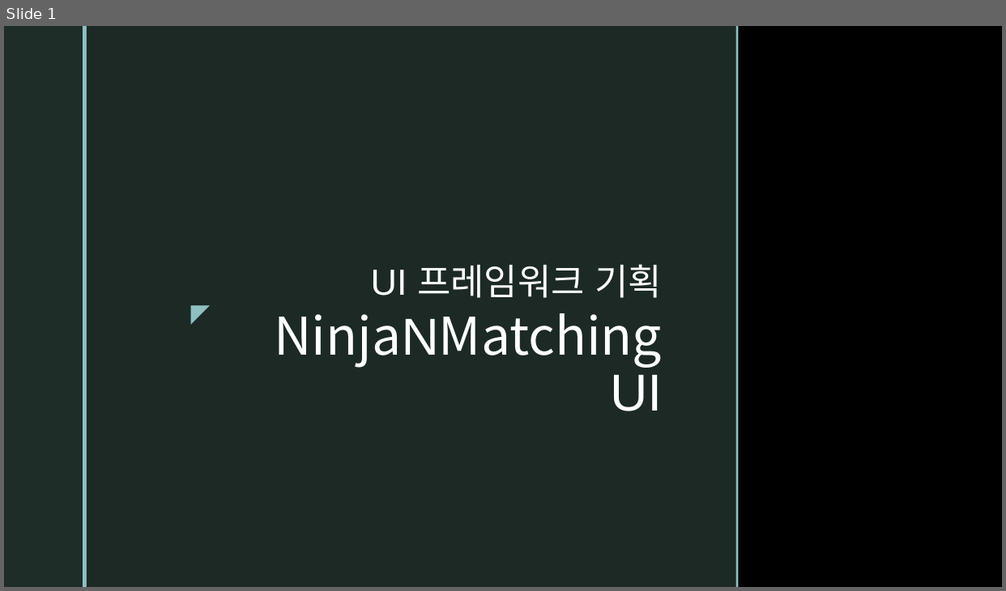
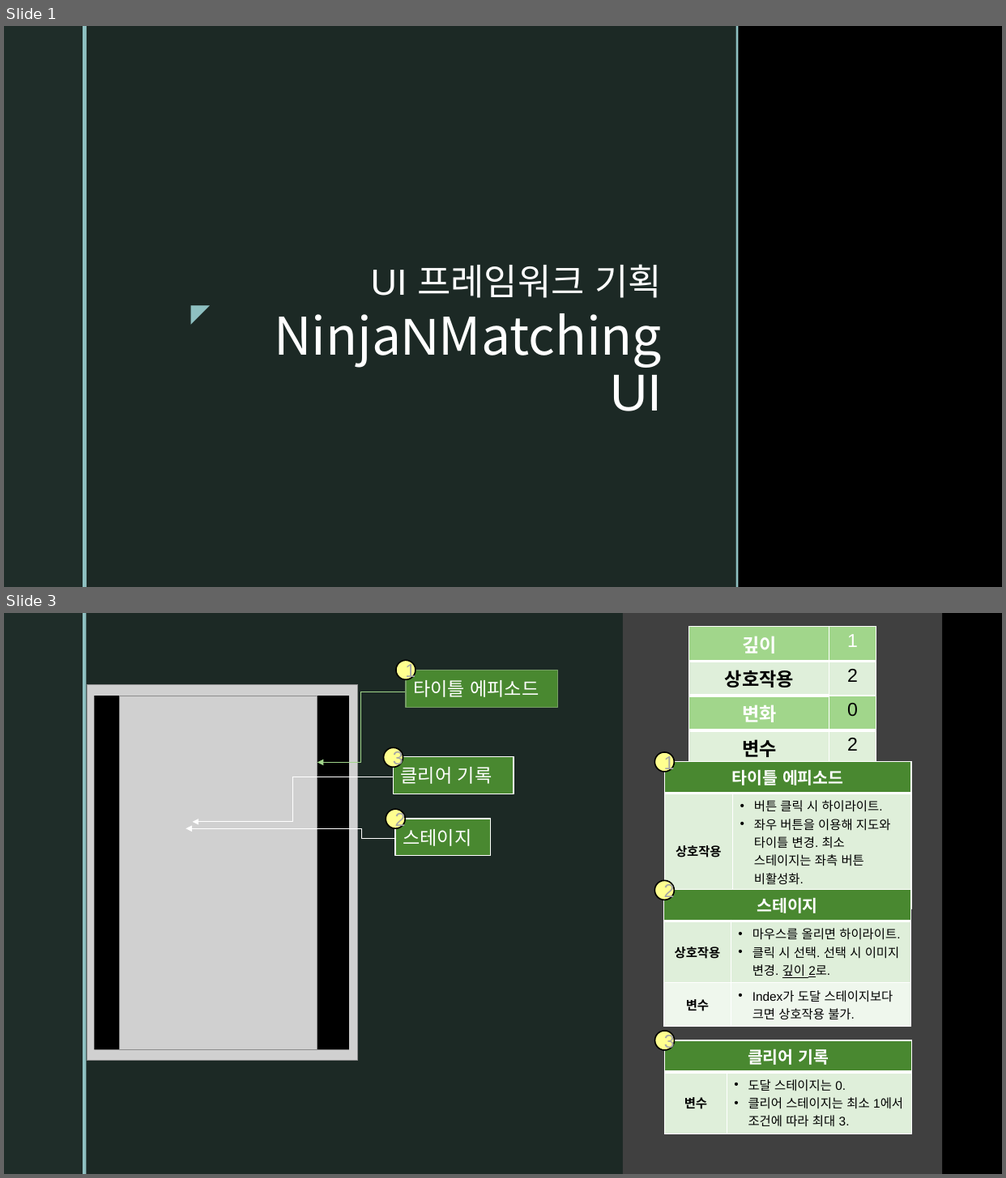
Before and after one commit to SanghunKwan/NinjaNMaching, a slide deck: NinjaNMatching UI.pptx. Shown one above the other, each under a label of ours: slide 1 before the commit, slides 1 and 3 after it; the slides between them are not shown. The pictures are 1006x591 and 1006x1178 pixels, drawn with LibreOffice and Linux fonts; fonts in the diff are those of the drawing; grey boxes stand for pictures; background and template pictures are left out. Boxes give left, top, right and bottom in pixels: in the first picture for what was removed or moved away, otherwise in the second. Text is boxed around its words. In the diff, an @@ line names an element or a change of style, - is before the commit and + after.

```diff
--- a/NinjaNMatching UI.pptx
+++ b/NinjaNMatching UI.pptx
@@ slide 3 added at (4,613,1002,1174), background picture (left out); not listed: 2 template elements that a slide beside it also shows @@
@@ rectangle added at (87,613,936,1174), fill #1F2D29 at 92% opacity @@
@@ rectangle added at (623,613,943,1174), fill #404040 @@
@@ table added at (689,627,876,760), 4 rows, 2 columns @@
+깊이 | 1
+상호작용 | 2
+변화 | 0
+변수 | 2
@@ rectangle added at (936,613,938,1174), fill #8EC0C1 @@
@@ ellipse added at (396,660,415,679), fill #FFFF8F, outline #000000 1.25 pt, 18 pt, text #A6A6A6 @@
+1
@@ picture added at (87,685,358,1061) @@
@@ rectangle added at (406,670,558,707), fill #498830, outline #779E67 1.25 pt, 18 pt, text #FFFFFF @@
+타이틀 에피소드
@@ rectangle added at (95,696,349,1050), fill #000000 @@
@@ picture added at (120,696,317,1050) @@
@@ elbow arrow added from (405, 692) to (317, 763), #A1D68B 0.75 pt @@
@@ ellipse added at (384,747,403,767), fill #FFFF8F, outline #000000 1.25 pt, 18 pt, text #A6A6A6 @@
+3
@@ rectangle added at (394,756,513,794), fill #498830, outline #FFFFFF 1.25 pt, 18 pt, text #FFFFFF @@
+클리어 기록
@@ ellipse added at (654,752,674,772), fill #FFFF8F, outline #000000 1.25 pt, 18 pt, text #A6A6A6 @@
+1
@@ elbow arrow added from (394, 777) to (193, 822), #FFFFFF 0.75 pt @@
@@ table added at (664,762,911,909), 2 rows, 2 columns @@
+타이틀 에피소드 | 
+상호작용 | 버튼 클릭 시 하이라이트. / 좌우 버튼을 이용해 지도와 타이틀 변경. 최소 스테이지는 좌측 버튼 비활성화. / 하단 버튼을 이용해 숨기기.
@@ elbow arrow added from (395, 838) to (186, 828), #FFFFFF 0.75 pt @@
@@ ellipse added at (386,809,405,828), fill #FFFF8F, outline #000000 1.25 pt, 18 pt, text #A6A6A6 @@
+2
@@ rectangle added at (395,819,491,856), fill #498830, outline #FFFFFF 1.25 pt, 18 pt, text #FFFFFF @@
+스테이지
@@ ellipse added at (654,881,674,901), fill #FFFF8F, outline #000000 1.25 pt, 18 pt, text #A6A6A6 @@
+2
@@ table added at (664,890,910,1024), 3 rows, 2 columns @@
+스테이지 | 
+상호작용 | 마우스를 올리면 하이라이트. / 클릭 시 선택. 선택 시 이미지 변경. 깊이 2로.
+변수 | Index가 도달 스테이지보다 크면 상호작용 불가.
@@ ellipse added at (655,1031,675,1050), fill #FFFF8F, outline #000000 1.25 pt, 18 pt, text #A6A6A6 @@
+3
@@ table added at (665,1041,911,1131), 2 rows, 2 columns @@
+클리어 기록 | 
+변수 | 도달 스테이지는 0. / 클리어 스테이지는 최소 1에서 조건에 따라 최대 3.
```
Also in this commit, not shown: 16 other slides added, 1 slide removed.
